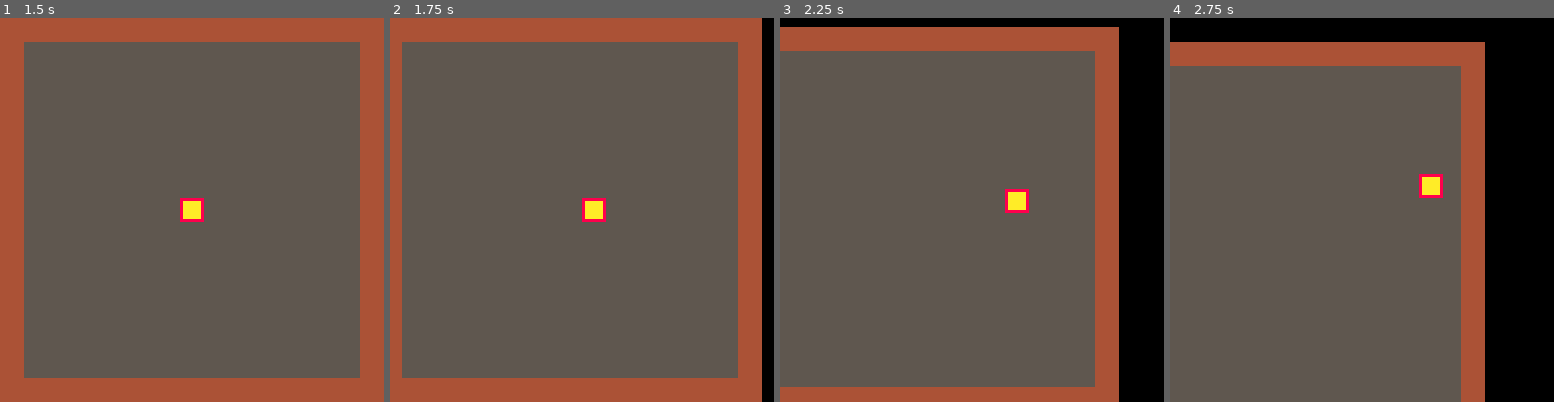
Above: before the commit, frames 1-4 (left to right).
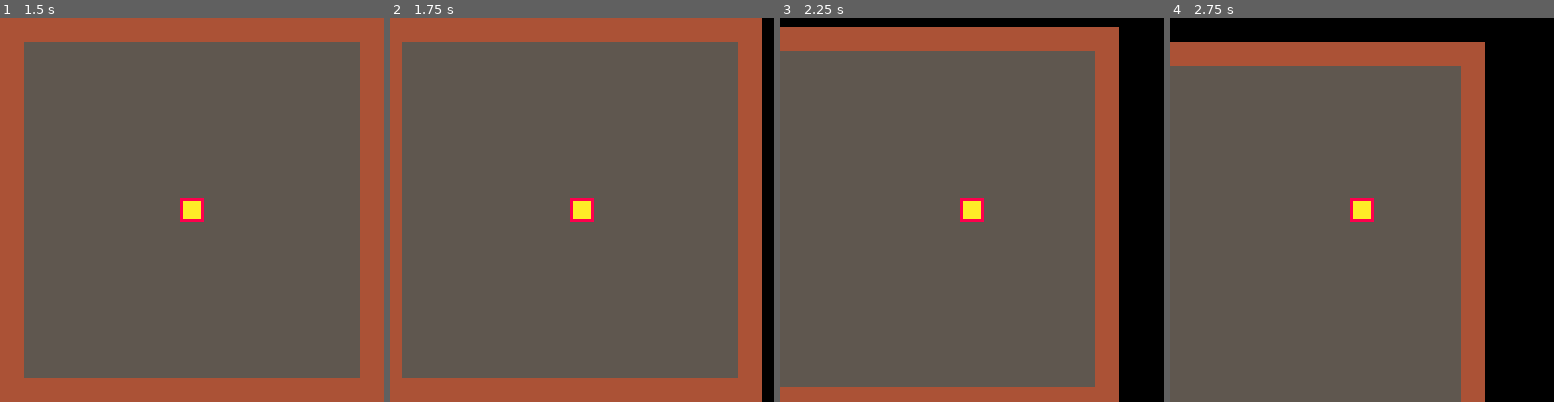
Above: after the commit, the same moments.

Repository: escargames/Cat-Lady-Simulator
Game: PICO-8 cartridge catlady.p8
Same seed, same stepped clock (60 frames per second), same inputs: the game is played once before the commit and once after it.
Inputs:
- Up to frame 1 (1.5 s): no input
- Up to frame 2 (1.75 s): hold Right from 1.6 s (still down)
- Up to frame 3 (2.25 s): release Right at 2.1 s; hold Up from 2.15 s (still down)
- Up to frame 4 (2.75 s): release Up at 2.42 s; hold Right from 2.47 s (still down)

Frame 1 is identical in both runs. In frame 2, 0.5% of the frame differs, in the area x 46-57%, y 46-54%; in frame 3, 0.8%, in the area x 46-65%, y 44-54%; in frame 4, 0.8%.

Commit message:
Draw the player with the camera offset.

Diff:
--- a/catlady.p8
+++ b/catlady.p8
@@ -63,10 +63,8 @@
 -- drawing
 --
 function draw_world()
-    camera(player.x - 64, player.y - 64)
     cls()
     map(0,0,0,0,16,16)
-    camera()
 end
 
 function draw_play()
@@ -74,8 +72,10 @@
 end
 
 config.play.draw = function ()
+    camera(player.x - 64, player.y - 64)
     draw_world()
     draw_play()
+    camera()
 end
 
 __gfx__
